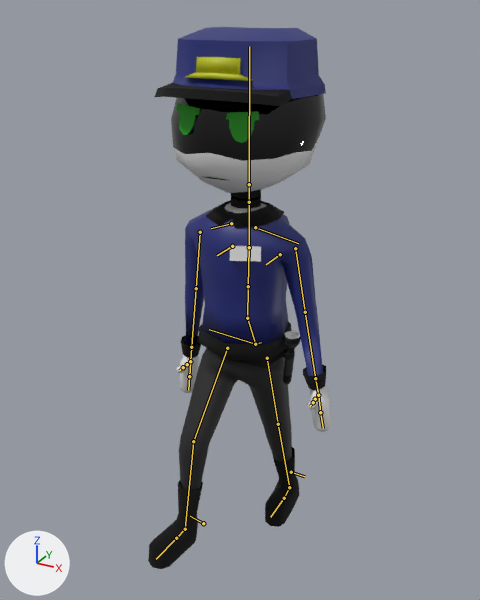
An edit to the Blender file 26.07.2025_Guard__Walking_Animation.blend, drawn before and after from the same camera.
The view is the same before and after, from a 50 mm camera at (3.38, -6.41, 6.57) aimed at (-0.1, -0.09, 3.41). Arrows for +X, +Y and +Z are at lower left; the lights stay in place. Both versions are drawn at frame 10 of the action 'metarigAction'; the numbers are the values there. The bones that bend it are drawn over the model as lines.

In view in the first picture: 'Body'.
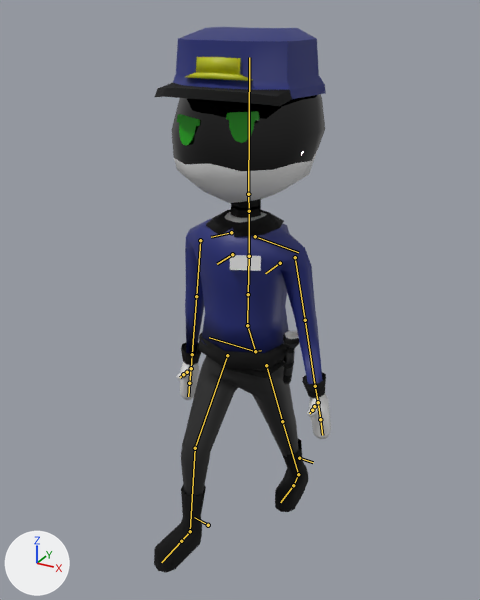
Where the change shows, as pixel boxes (x1, y1, x2, y2) in the pictures (480 x 600 px):
'Body', posed
    before: (148, 27, 332, 569)
    after: (154, 27, 331, 573)
bone 'spine', root to tip
    before: (255, 344) to (247, 318)
    after: (255, 351) to (247, 325)
bone 'thigh.L', root to tip
    before: (267, 358) to (278, 424)
    after: (266, 365) to (282, 421)
bone 'toe.L', root to tip
    before: (284, 498) to (270, 517)
    after: (293, 485) to (280, 502)
bone 'thigh.R', root to tip
    before: (227, 348) to (193, 441)
    after: (227, 355) to (195, 448)
bone 'shin.R', root to tip
    before: (193, 441) to (185, 529)
    after: (195, 448) to (190, 531)

The change, as a list of edits to the scene's bpy script:
```text
Change bone_spine:
    where bone_spine = bpy.data.objects['metarig'].pose.bones['spine']
    bone_spine.location: (0.0, 0.02, -0.01) -> (0.0, -0.08, 0.04)
Change bone_thigh_l:
    where bone_thigh_l = bpy.data.objects['metarig'].pose.bones['thigh.L']  # child of 'spine'
    bone_thigh_l.rotation_quaternion: (0.984, 0.18, 0.0, 0.0) -> (0.97, 0.241, 0.0, 0.0)  # degrees (21, 0, 0) -> degrees (28, 0, 0)
Change bone_toe_l:
    where bone_toe_l = bpy.data.objects['metarig'].pose.bones['toe.L']  # child of 'foot.L'
    bone_toe_l.rotation_quaternion: (0.988, 0.154, 0.0, 0.0) -> (0.973, 0.231, 0.0, 0.0)  # degrees (18, 0, 0) -> degrees (27, 0, 0)
Change bone_thigh_r:
    where bone_thigh_r = bpy.data.objects['metarig'].pose.bones['thigh.R']  # child of 'spine'
    bone_thigh_r.rotation_quaternion: (0.967, -0.251, 0.005, 0.053) -> (0.97, -0.236, 0.006, 0.053)  # degrees (-29, 2, 6) -> degrees (-27, 2, 6)
Change bone_shin_r:
    where bone_shin_r = bpy.data.objects['metarig'].pose.bones['shin.R']  # child of 'thigh.R'
    bone_shin_r.rotation_quaternion: (0.971, 0.239, 0.002, 0.004) -> (0.969, 0.248, 0.002, 0.004)  # degrees (28, 0, 0) -> degrees (29, 0, 0)
```
